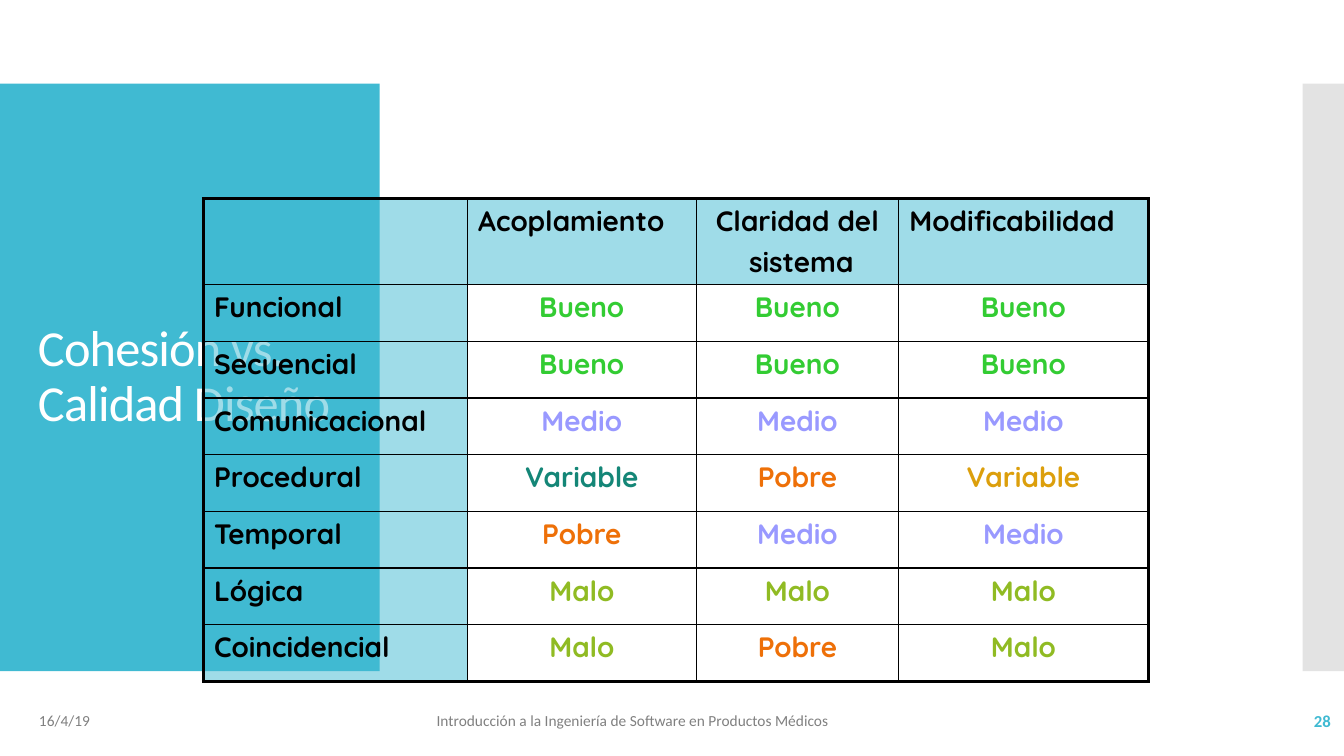
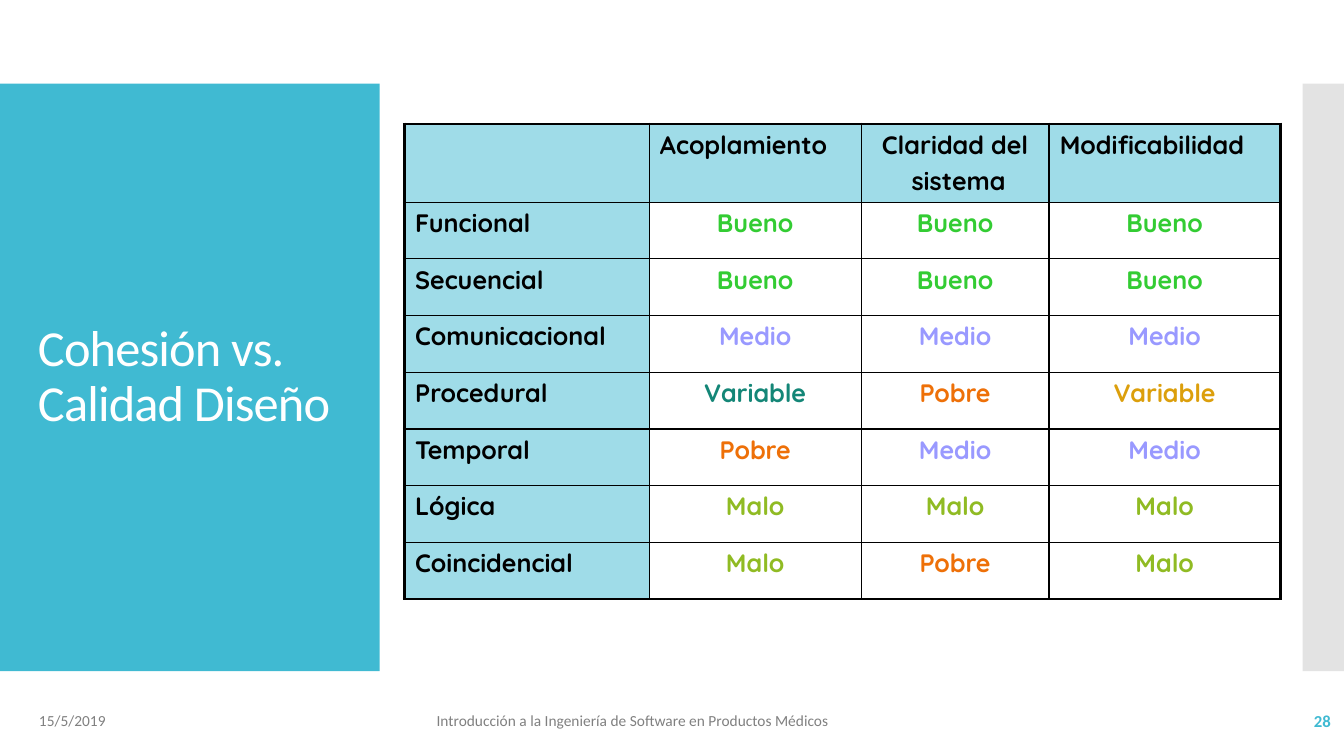
Before and after one commit to vvalotto/IS-en-Sistemas-Embebidos, a slide deck: slide 28 of 04 - IS - Mantenimiento .pptx. Drawn at 1344x756 pixels with LibreOffice and Linux fonts; fonts in the diff are those of the drawing. Boxes give left, top, right and bottom in pixels: in the first picture for what was removed or moved away, otherwise in the second. Text is boxed around its words. In the diff, an @@ line names an element or a change of style, - is before the commit and + after.

```diff
--- a/04 - IS - Mantenimiento .pptx
+++ b/04 - IS - Mantenimiento .pptx
@@ table at (404,124,1280,598) @@
@@ size 20 to 18 pt @@
@@ table: place and size @@
-table at (204,199,1149,680)
+table at (404,124,1280,598)
@@ text at (39,715,106,727): text changed @@
-16/4/19
+15/5/2019
```
Also in this commit, not shown: 93 other slides changed, 1 slide added, 1 slide removed, 5 other files.
